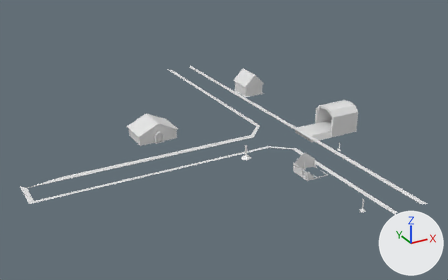
A saved change to the OBJ model public/res/models/levelthree.obj.
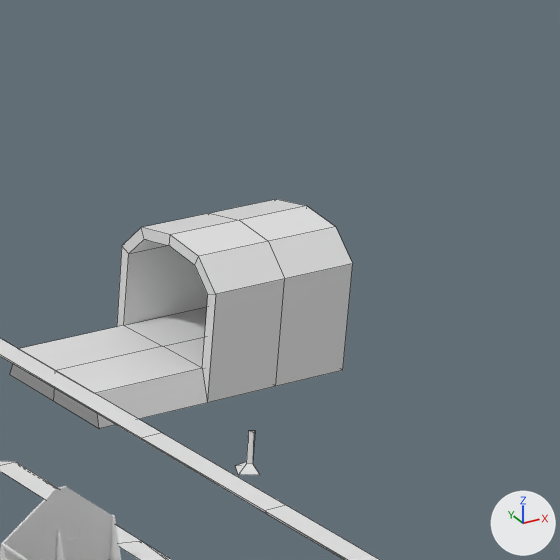
There are two pictures of each version: one whole from a 50 mm lens placed at (-144.5, -154.1, 104.4), pointed at (-28.8, 56.2, -0.8), one close up on the part from 65% to 88% of the width and 23% to 59% of the height. Lighting does not change. The marker at lower right points along +X, +Y and +Z. The close-ups show mesh edges as thin lines. Where no turn or scale is listed for an object, it has been applied to the vertices.

In view in the first close-up: 'house_walls_Cube.001', 'sidewalk_Plane.010', 'tunnel_Cube.002'.
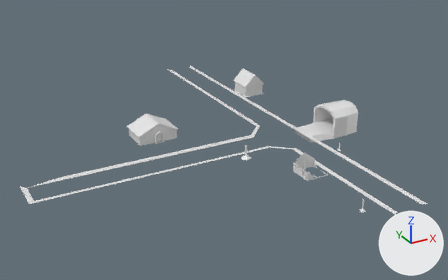
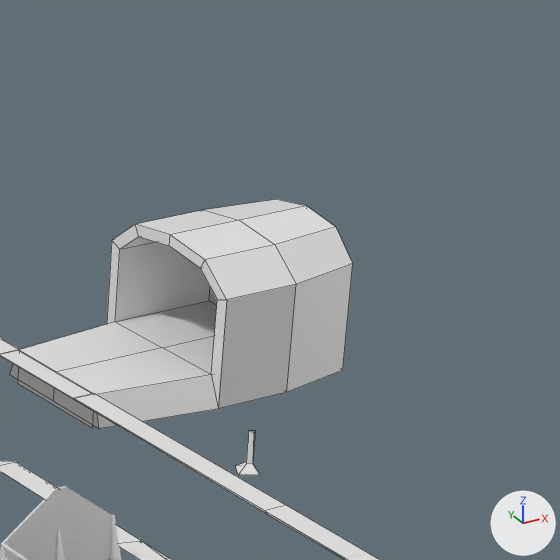
The change in detail:
me_sidewalk_plane_010 is used by ob_sidewalk_plane_010; location (0.0, 0.0, 0.0).
me_sidewalk_plane_010 had 129 vertices, 117 faces and spanned x -113.0..5.0, y -26.0..157.0, z 0.0.
me_sidewalk_plane_010 now has 135 vertices, 111 faces and spans x -113.0..5.0, y -26.0..157.0, z -3.0..0.0.
Part 1, on me_sidewalk_plane_010:
2 vertices are removed from x 3.0, y 32.0..54.0, z 0.0.
26 faces are deleted.
4 vertices move from x 3.0..5.0, y 32.0..54.0, z 0.0 to x 3.0..5.0, y 41.0..51.0, z 0.0.
8 vertices are added at x 3.0..5.0, y 41.0..51.0, z -3.0..0.0.
21 new faces join them.
me_tunnel_cube_002 is used by ob_tunnel_cube_002; location (0.0, 0.0, 0.0).
me_tunnel_cube_002 had 48 vertices, 46 faces and spanned x 4.7..29.0, y 39.8..52.1, z -2.6..9.6.
me_tunnel_cube_002 now has 48 vertices, 46 faces and spans x 4.7..29.0, y 38.4..53.4, z -2.6..9.6.
me_tunnel_cube_002 part 2: 29 of 48 vertices moved; they spanned x 4.7..24.9, y 39.8..52.1, z -2.6..9.0 and now span x 4.7..24.9, y 38.4..53.4, z -2.6..9.0; mean shift (0.0, 0.0, 0.0); largest move (15.3, 39.8, -2.6) -> (15.3, 38.4, -2.6).

Boxes [x1, y1, x2, y2] around the edits, measured in the close-ups (560 x 560 px; the box of a moved part takes in the faces that stretch with it):
'tunnel_Cube.002', reshaped
    before: [10, 199, 353, 428]
    after: [10, 199, 353, 429]
part 1 of me_sidewalk_plane_010, moved or reshaped
    both: [0, 339, 221, 487]
